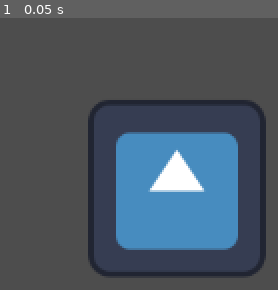
Above: before the commit, frame 1.
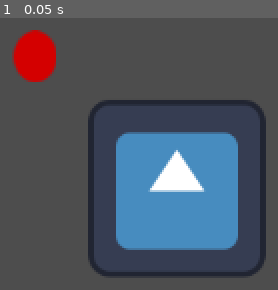
Above: after the commit, the same moment.

Repository: RajwolChapagain/Fishing-Mini-Game
Game: Godot game, scene res://fisherman.tscn
Same seed, same stepped clock (60 frames per second), same inputs: the game is played once before the commit and once after it. The project has no main scene, so this scene is started directly. The engine's default icon, where the game draws it, is replaced by a stand-in: a white triangle on a blue panel in a dark square.
Inputs:
- Up to frame 1 (0.05 s): no input

The runs differ from the first frame. In frame 1, 2.4% of the frame differs, in the area x 4-21%, y 4-24%.

Commit message:
Make bobber go to click

Diff:
--- /dev/null
+++ b/bobber.svg
@@ -0,0 +1,43 @@
+<?xml version="1.0" encoding="UTF-8" standalone="no"?>
+<!-- Created with Inkscape (http://www.inkscape.org/) -->
+
+<svg
+   width="30.703489"
+   height="36.769714"
+   viewBox="0 0 8.1236314 9.7286536"
+   version="1.1"
+   id="svg1"
+   inkscape:version="1.3.1 (91b66b0783, 2023-11-16)"
+   xmlns:inkscape="http://www.inkscape.org/namespaces/inkscape"
+   xmlns:sodipodi="http://sodipodi.sourceforge.net/DTD/sodipodi-0.dtd"
+   xmlns="http://www.w3.org/2000/svg"
+   xmlns:svg="http://www.w3.org/2000/svg">
+  <sodipodi:namedview
+     id="namedview1"
+     pagecolor="#ffffff"
+     bordercolor="#000000"
+     borderopacity="0.25"
+     inkscape:showpageshadow="2"
+     inkscape:pageopacity="0.0"
+     inkscape:pagecheckerboard="true"
+     inkscape:deskcolor="#d1d1d1"
+     inkscape:document-units="px" />
+  <defs
+     id="defs1" />
+  <g
+     inkscape:label="Layer 1"
+     inkscape:groupmode="layer"
+     id="layer1"
+     transform="translate(-184.3215,-85.173789)">
+    <ellipse
+       style="fill:#d40000;stroke-width:0.0798344"
+       id="ellipse1"
+       cx="188.38333"
+       cy="90.038116"
+       rx="4.0618215"
+       ry="4.8643303"
+       inkscape:export-filename="bobber.svg"
+       inkscape:export-xdpi="96"
+       inkscape:export-ydpi="96" />
+  </g>
+</svg>
--- a/fisherman.gd
+++ b/fisherman.gd
@@ -8,4 +8,4 @@
 
 func throw_fishing_line(pos):
 	if pos.x < $Marker2D.global_position.x and pos.y > water_level:
-		print("fishing line thrown")
+		$Bobber.global_position = pos
--- a/fisherman.tscn
+++ b/fisherman.tscn
@@ -1,7 +1,8 @@
-[gd_scene load_steps=3 format=3 uid="uid://bdoobp6pin4av"]
+[gd_scene load_steps=4 format=3 uid="uid://bdoobp6pin4av"]
 
 [ext_resource type="Texture2D" uid="uid://cyw5od4jmgyh" path="res://icon.svg" id="1_8otmp"]
 [ext_resource type="Script" path="res://fisherman.gd" id="2_jkpsw"]
+[ext_resource type="Texture2D" uid="uid://73joyn7u5fnm" path="res://bobber.svg" id="3_1a8p6"]
 
 [node name="Fisherman" type="Sprite2D"]
 position = Vector2(400, 400)
@@ -10,3 +11,7 @@
 
 [node name="Marker2D" type="Marker2D" parent="."]
 position = Vector2(-102, -95)
+
+[node name="Bobber" type="Sprite2D" parent="."]
+position = Vector2(-102, -95)
+texture = ExtResource("3_1a8p6")
Not shown, added: bobber.svg.import
